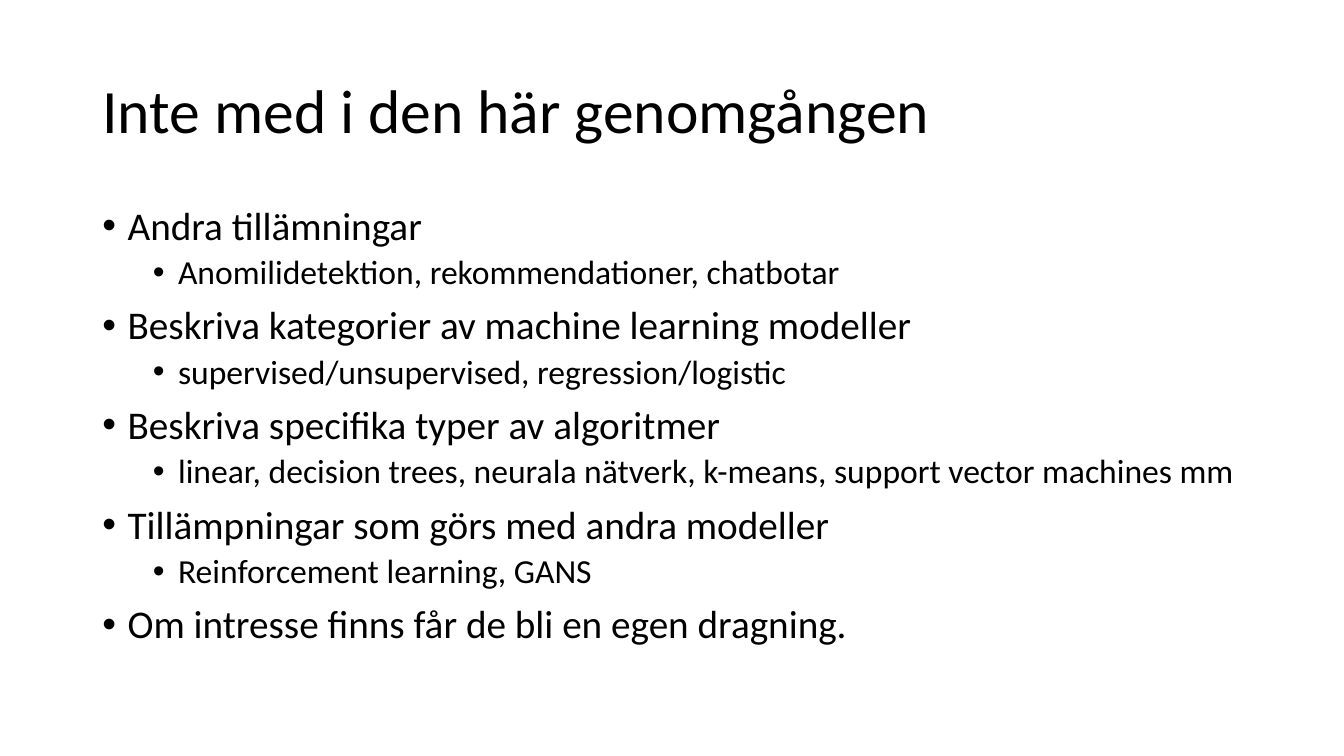
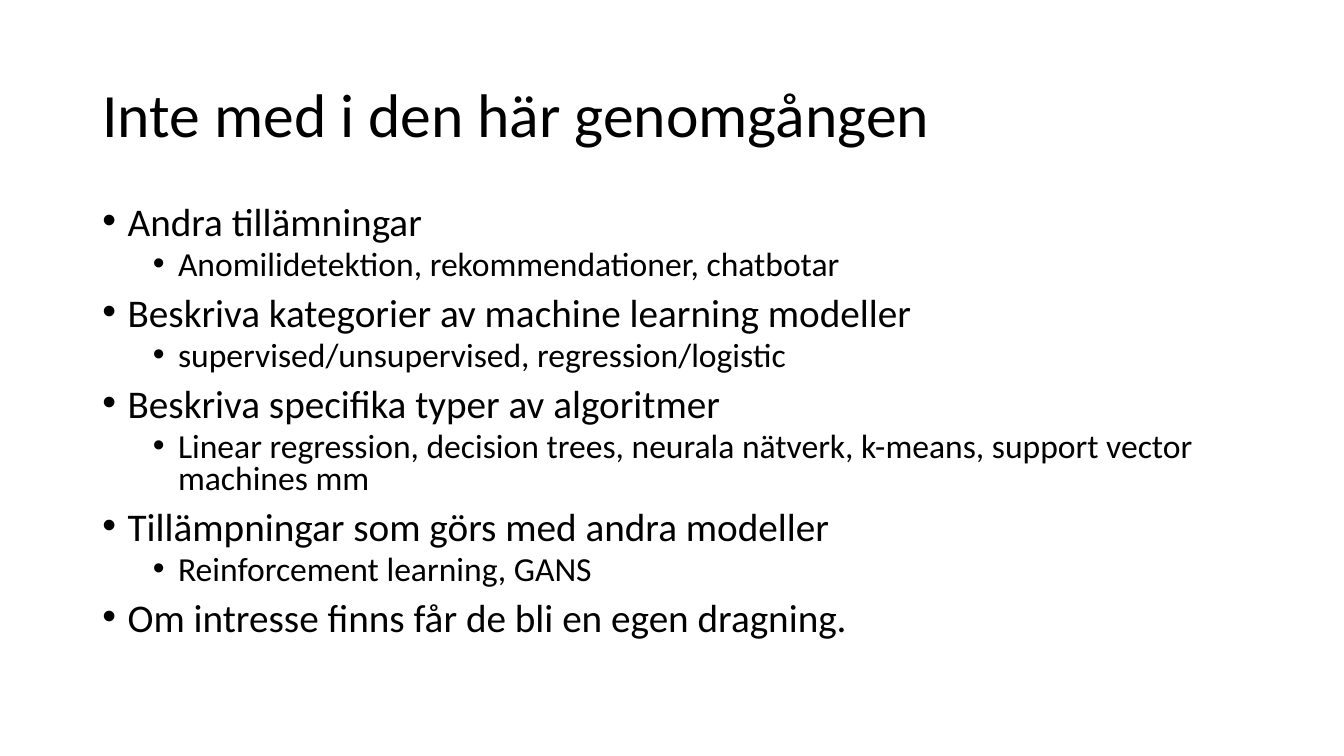
Before and after one commit to niklas3000/DataScience, a slide deck: slide 4 of Machine learning for dummies/Presentation/Machine learning AI och Data Science.pptx. Drawn at 1344x756 pixels with LibreOffice and Linux fonts; fonts in the diff are those of the drawing. Boxes give left, top, right and bottom in pixels: in the first picture for what was removed or moved away, otherwise in the second. Text is boxed around its words. In the diff, an @@ line names an element or a change of style, - is before the commit and + after.

```diff
--- a/Machine learning for dummies/Presentation/Machine learning AI och Data Science.pptx
+++ b/Machine learning for dummies/Presentation/Machine learning AI och Data Science.pptx
@@ title "Inte med i den här ...": place and size @@
-title "Inte med i den här ..." at [102,89,929,144]
+title "Inte med i den här ..." at [102,93,929,148]
@@ text at [128,208,911,639]: line spacing 0.9 to 0.8 @@
@@ text at [178,434,1192,491]: text changed @@
-  • linear, decision trees, neurala nätverk, k-means, support vector machines mm
+  • Linear regression, decision trees, neurala nätverk, k-means, support vector machines mm
```
Also in this commit, not shown: 1 other slide changed, 1 slide added, 1 other file.
